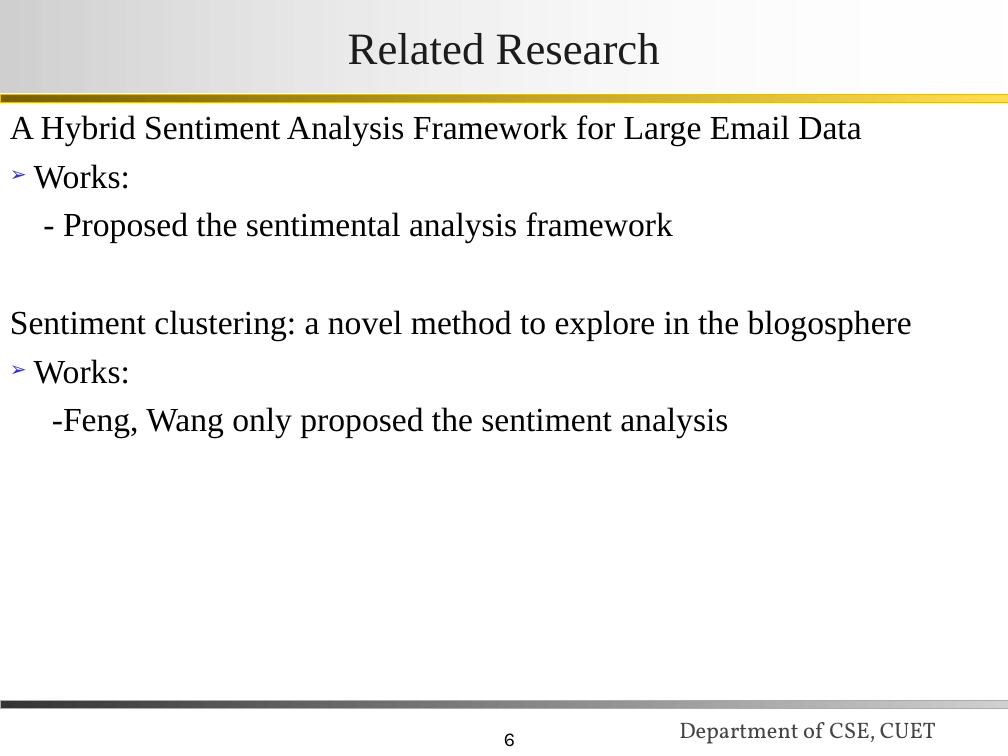
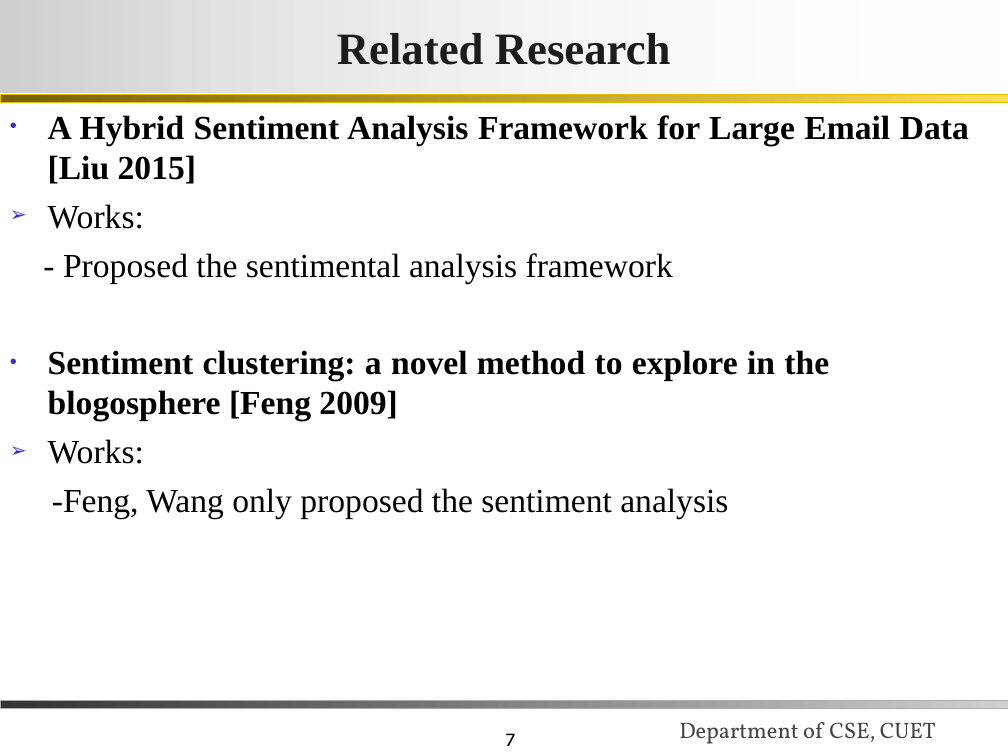
Before and after one commit to iRaM-sAgOr/email_data, a slide deck: slide 7 of myReport/final_presentation.ppt (slide 6 before the commit). Drawn at 1008x756 pixels with LibreOffice and Linux fonts; fonts in the diff are those of the drawing; background and template pictures are left out. Boxes give left, top, right and bottom in pixels: in the first picture for what was removed or moved away, otherwise in the second. Text is boxed around its words. In the diff, an @@ line names an element or a change of style, - is before the commit and + after.

```diff
--- a/myReport/final_presentation.ppt
+++ b/myReport/final_presentation.ppt
@@ title "Related Research" at bbox=[0, 0, 1008, 92]: bold on @@
@@ text at bbox=[48, 115, 969, 184]: text changed; bold on @@
-A Hybrid Sentiment Analysis Framework for Large Email Data
+• A Hybrid Sentiment Analysis Framework for Large Email Data [Liu 2015]
@@ text at bbox=[48, 204, 728, 518]: indent changed @@
@@ text at bbox=[48, 350, 829, 421]: text changed; bold on @@
-Sentiment clustering: a novel method to explore in the blogosphere
+• Sentiment clustering: a novel method to explore in the blogosphere [Feng 2009]
@@ page number at bbox=[506, 733, 515, 746]: text changed @@
-6
+7
```
Also in this commit, not shown: 21 other slides changed, 3 slides added, 1 slide removed, 9 other files.
